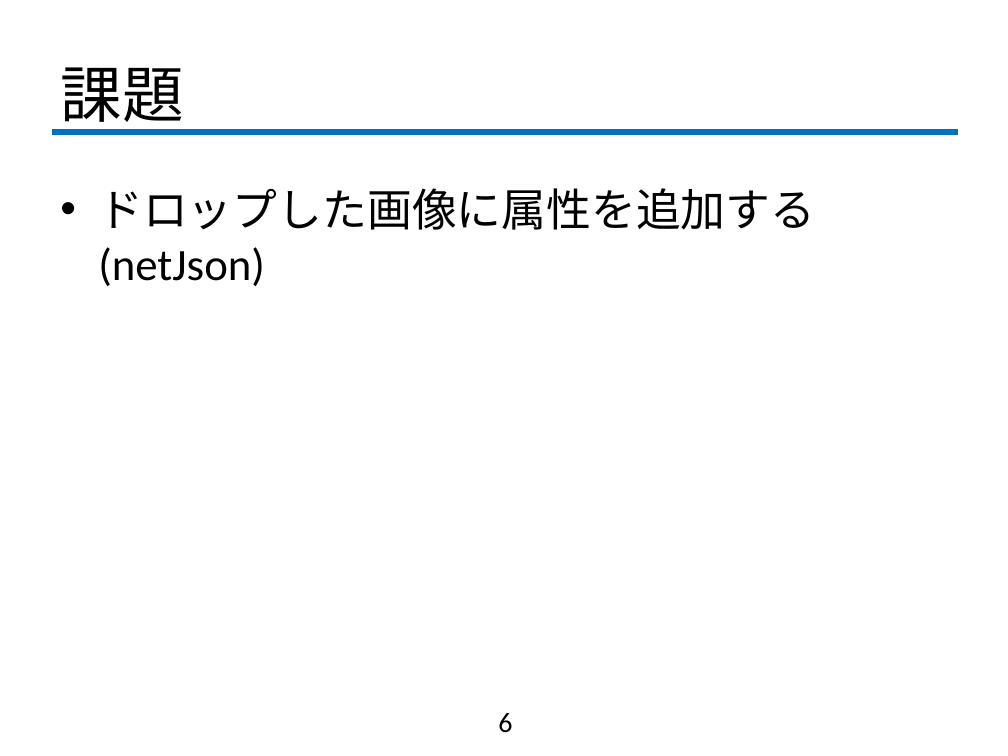
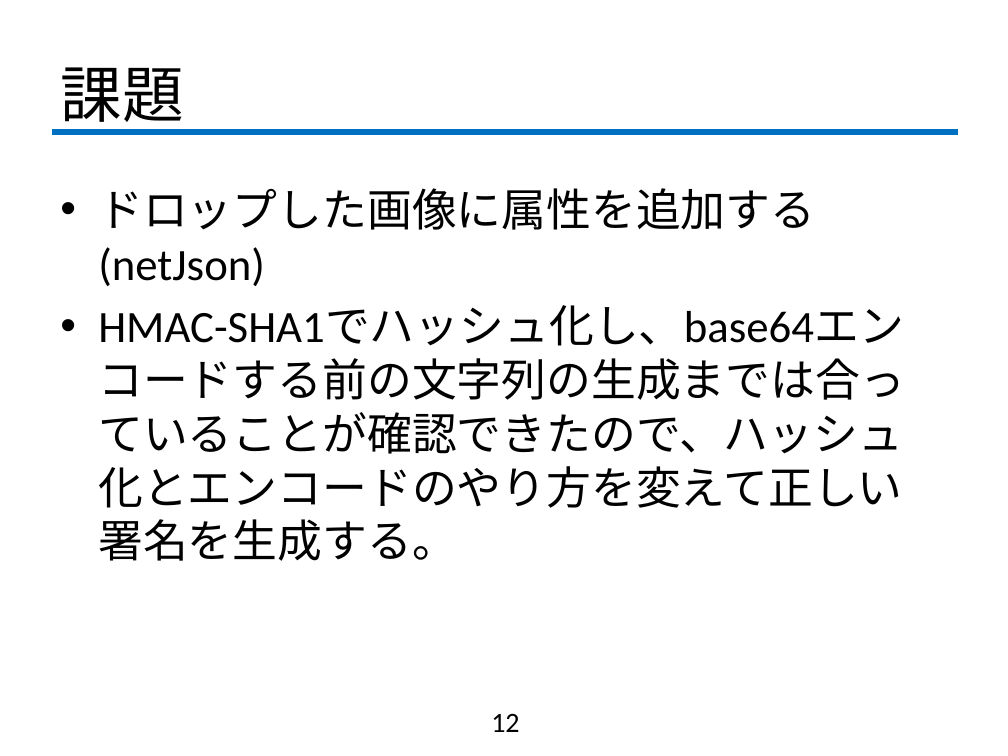
Before and after one commit to fujiLabo/fuji_simu, a slide deck: slide 12 of 1015進捗.pptx (slide 6 before the commit). Drawn at 1008x756 pixels with LibreOffice and Linux fonts; fonts in the diff are those of the drawing; background and template pictures are left out. Boxes give left, top, right and bottom in pixels: in the first picture for what was removed or moved away, otherwise in the second. Text is boxed around its words. In the diff, an @@ line names an element or a change of style, - is before the commit and + after.

Commit message:
署名コード制作完了 タイムスタンプチェック機能追加

```diff
--- a/1015進捗.pptx
+++ b/1015進捗.pptx
@@ text at [98,305,904,561]: paragraph added @@
+• HMAC-SHA1でハッシュ化し、base64エンコードする前の文字列の生成までは合っていることが確認できたので、ハッシュ化とエンコードのやり方を変えて正しい署名を生成する。
@@ page number at [491,713,519,732]: text changed @@
-6
+12
```
Also in this commit, not shown: 1 other slide changed, 6 slides added, 2 other files.
